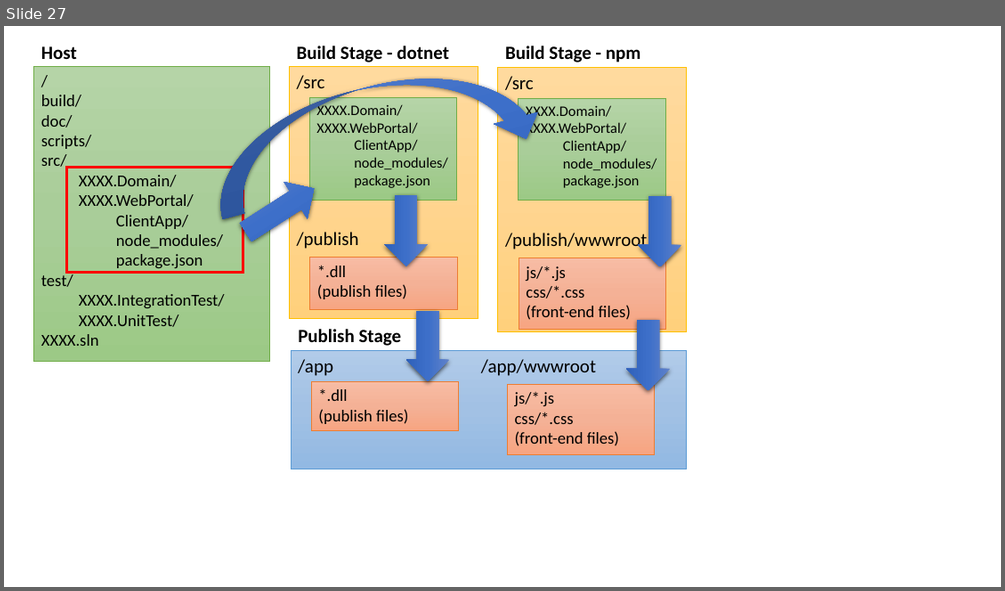
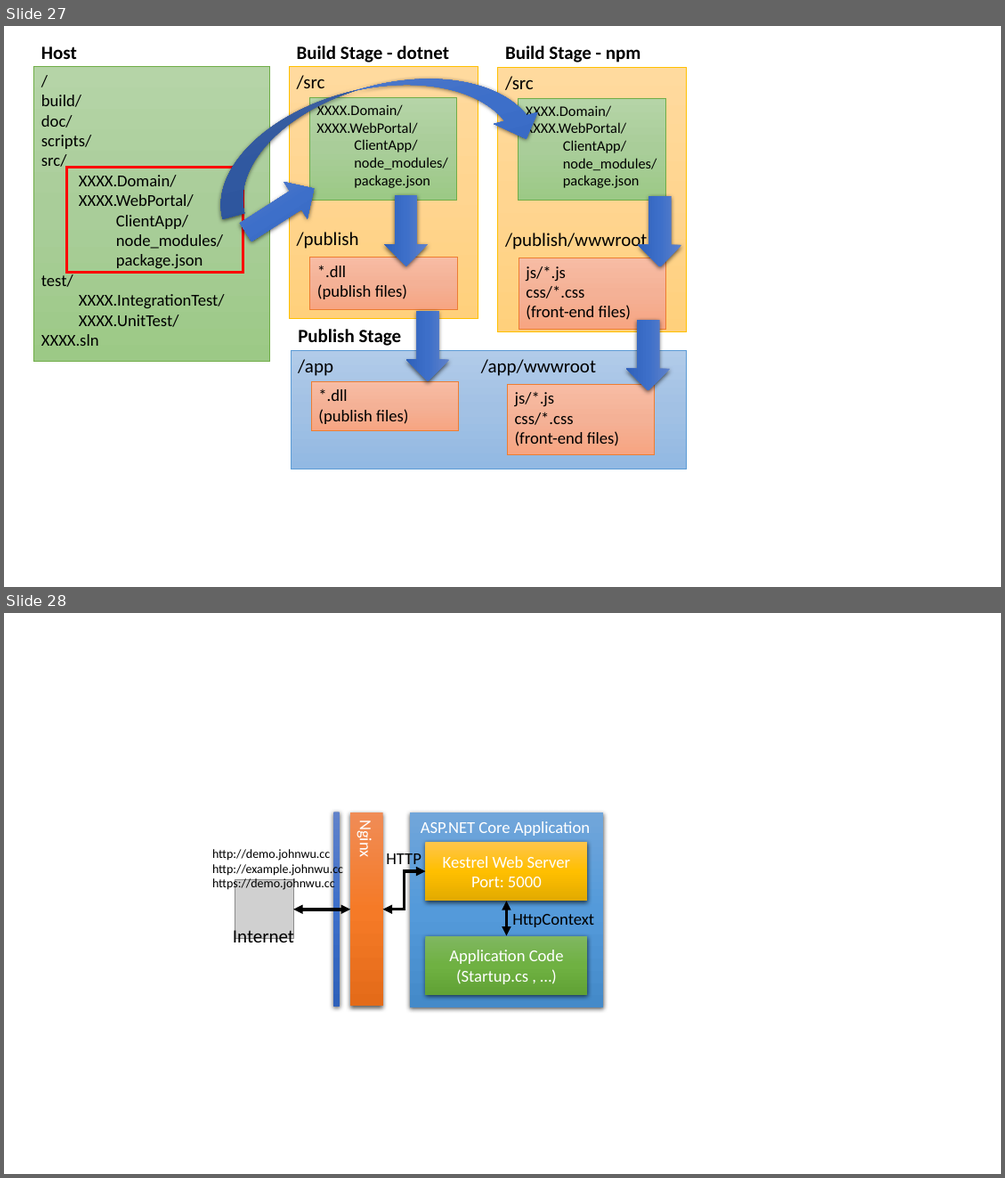
Before and after one commit to johnwu1114/blog-johnwu-cc, a slide deck: source/_assets/Blog動畫.pptx. Shown one above the other, each under a label of ours: slide 27 before the commit, slides 27 and 28 after it. The pictures are 1005x591 and 1005x1178 pixels, drawn with LibreOffice and Linux fonts; fonts in the diff are those of the drawing; grey boxes stand for pictures. Boxes give left, top, right and bottom in pixels: in the first picture for what was removed or moved away, otherwise in the second. Text is boxed around its words. In the diff, an @@ line names an element or a change of style, - is before the commit and + after.

```diff
--- a/source/_assets/Blog動畫.pptx
+++ b/source/_assets/Blog動畫.pptx
@@ slide 28 added at (4, 613, 1001, 1174), background #FFFFFF @@
@@ rounded rectangle added at (334, 811, 340, 1006), fill gradient #6183CB to #3E70CA to #3062BB @@
@@ rectangle added at (350, 812, 382, 1006), fill gradient #F18C57 to #F67B28 to #E56C19, 16 pt, text #FFFFFF @@
+Nginx
@@ rectangle added at (409, 812, 603, 1008), fill gradient #71A6DB to #559BDB to #448ACA @@
@@ text added at (421, 821, 590, 835), 16 pt, text #FFFFFF @@
+ASP.NET Core Application
@@ text added at (212, 849, 343, 892), 12 pt, text #000000 @@
+http://demo.johnwu.cc
+http://example.johnwu.cc
+https://demo.johnwu.cc
@@ text added at (386, 851, 421, 869), 16 pt, text #000000 @@
+HTTP
@@ rectangle added at (426, 842, 588, 900), fill gradient #FFC64B to #FFC000 to #E3AB00, 16 pt, text #FFFFFF @@
+Kestrel Web Server
+Port: 5000
@@ elbow double arrow added from (383, 909) to (426, 871), #000000 3 pt @@
@@ picture added at (235, 880, 293, 939) @@
@@ double arrow added from (507, 900) to (507, 936), #000000 3 pt @@
@@ text added at (233, 926, 294, 948), 18 pt, text #000000 @@
+Internet
@@ double arrow added from (293, 909) to (350, 909), #000000 3 pt @@
@@ text added at (512, 914, 594, 927), 16 pt, text #000000 @@
+HttpContext
@@ rectangle added at (426, 936, 588, 995), fill gradient #81B861 to #6FB242 to #62A336, 16 pt, text #FFFFFF @@
+Application Code
+(Startup.cs , …)
```
Also in this commit, not shown: 2 other files.
